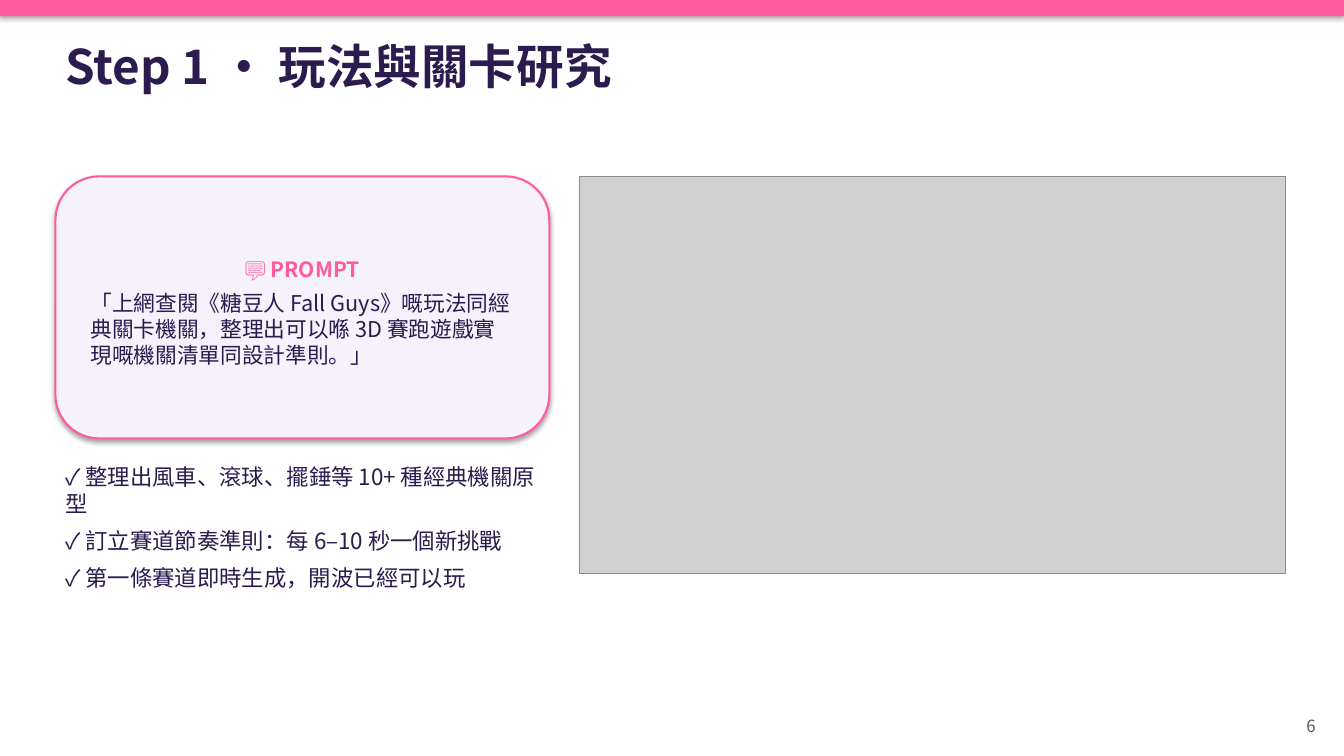
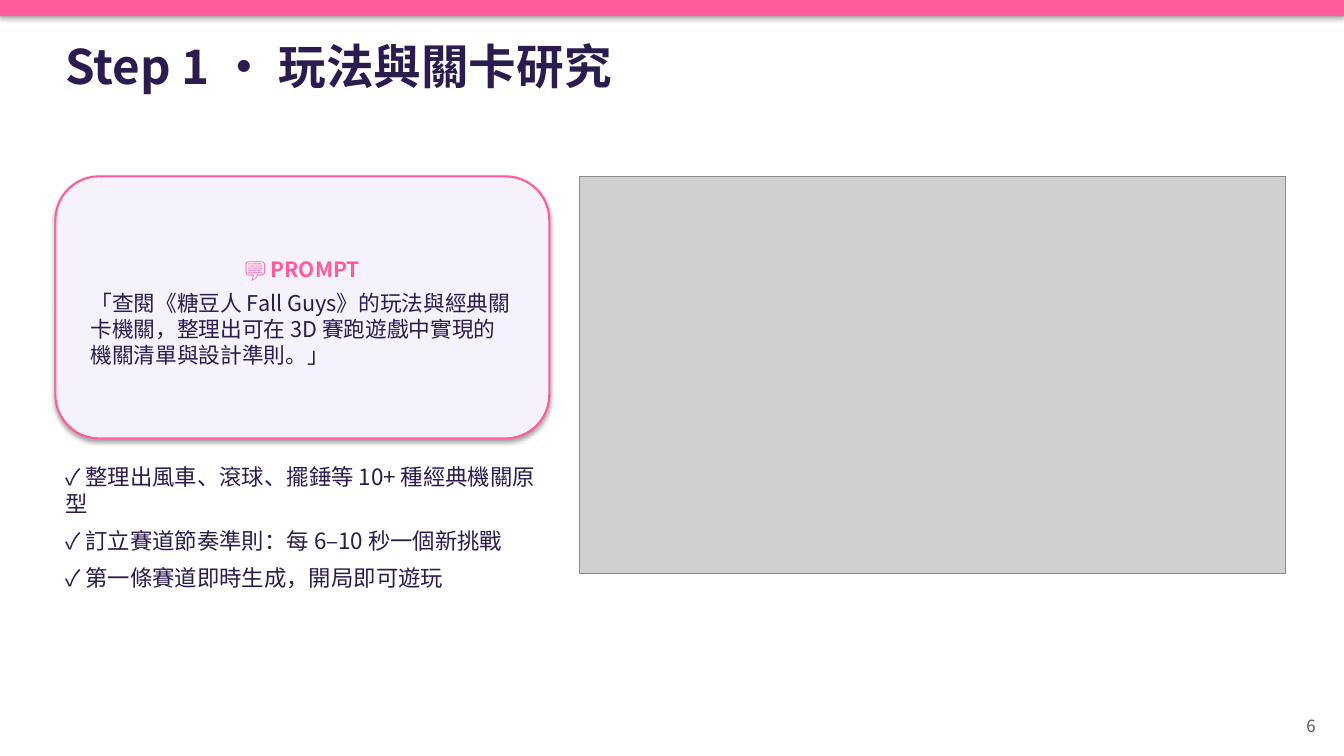
Before and after one commit to chengkaho98-svg/Mini3Dgame, a slide deck: slide 6 of 糖糖大亂鬥_AI開發Playbook.pptx. Drawn at 1344x756 pixels with LibreOffice and Linux fonts; fonts in the diff are those of the drawing; grey boxes stand for pictures. Boxes give left, top, right and bottom in pixels: in the first picture for what was removed or moved away, otherwise in the second. Text is boxed around its words. In the diff, an @@ line names an element or a change of style, - is before the commit and + after.

```diff
--- a/糖糖大亂鬥_AI開發Playbook.pptx
+++ b/糖糖大亂鬥_AI開發Playbook.pptx
@@ text in rounded rectangle at box(90, 292, 510, 365): text changed @@
-「上網查閱《糖豆人 Fall Guys》嘅玩法同經典關卡機關，整理出可以喺 3D 賽跑遊戲實現嘅機關清單同設計準則。」
+「查閱《糖豆人 Fall Guys》的玩法與經典關卡機關，整理出可在 3D 賽跑遊戲中實現的機關清單與設計準則。」
@@ text at box(86, 567, 443, 588): text changed @@
-✓ 第一條賽道即時生成，開波已經可以玩
+✓ 第一條賽道即時生成，開局即可遊玩
```
Also in this commit, not shown: 13 other slides changed, 32 other files.
